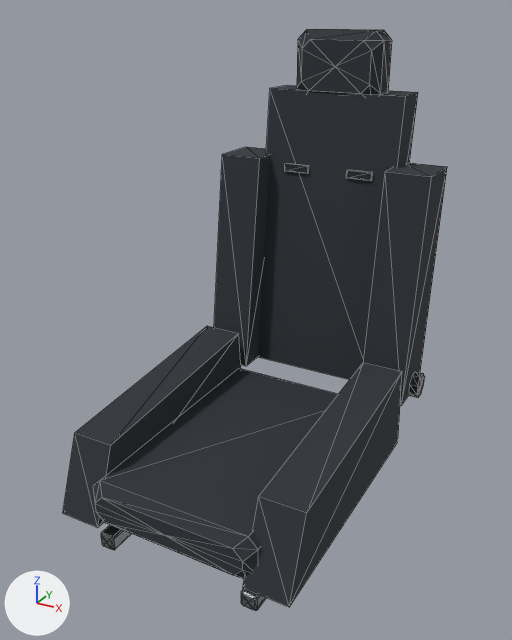
The glTF model assets/parts/interior/bucket_seat_street/apex_v8.glb as it was, and as the next commit left it.
Camera for both pictures: a 50 mm camera at (0.657, -1.103, 1.02) aimed at (-0.019, 0.127, 0.405). The lights are fixed; the arrows at lower left show +X, +Y and +Z. The older version comes first. Mesh edges are drawn as thin lines. Where no turn or scale is listed for an object, it has been applied to the vertices. Vertices at exactly the same position are counted once.

The first picture shows 'model'.
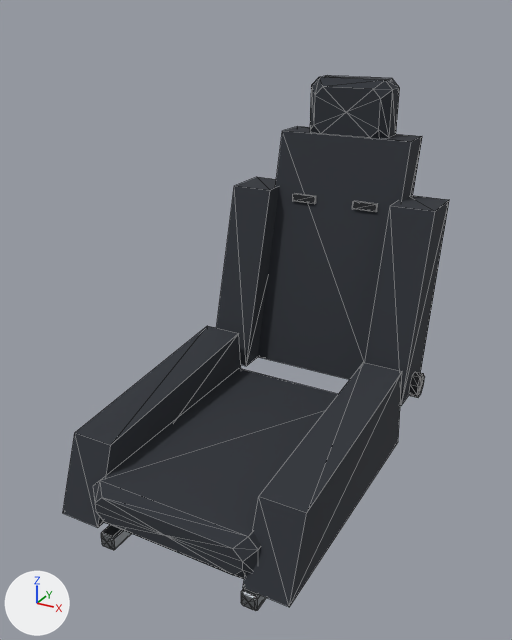
The newer file is also turned or shifted as a whole; pictures and numbers use the older file's frame.

Boxes [x1, y1, x2, y2] around the edits, measured in the pictures (512 x 640 px; the box of a moved part takes in the faces that stretch with it):
'model', reshaped (8% shorter)
    before: [63, 29, 447, 611]
    after: [63, 76, 449, 611]
part 1 of me_model, moved or reshaped
    before: [297, 29, 392, 95]
    after: [310, 76, 400, 138]
part 2 of me_model, moved or reshaped
    before: [285, 163, 309, 174]
    after: [293, 193, 316, 204]
part 3 of me_model, moved or reshaped
    before: [346, 170, 373, 181]
    after: [352, 201, 378, 212]
part 4 of me_model, moved or reshaped
    before: [258, 85, 418, 380]
    after: [258, 126, 422, 380]
part 5 of me_model, moved or reshaped
    before: [214, 147, 270, 366]
    after: [216, 177, 279, 366]
part 6 of me_model, moved or reshaped
    before: [363, 163, 447, 406]
    after: [365, 195, 449, 406]

What the commit changed:
me_model is used by ob_model.
Before the commit, vertices of me_model: 156 (-0.176, 0.407, 0.358) at pixel (286, 85), 157 (0.156, 0.407, 0.358) at pixel (418, 92), 158 (-0.176, 0.317, 0.358) at pixel (269, 88), 159 (0.156, 0.317, 0.358) at pixel (405, 96).
Before the commit, vertices of me_model: 164 (-0.27, 0.366, 0.206) at pixel (246, 146), 165 (-0.166, 0.366, 0.206), 166 (-0.27, 0.246, 0.206) at pixel (222, 154), 167 (-0.166, 0.246, 0.206) at pixel (259, 158).
Before the commit, vertices of me_model: 172 (0.146, 0.366, 0.206), 173 (0.25, 0.366, 0.206) at pixel (447, 166), 174 (0.146, 0.246, 0.206) at pixel (385, 171), 175 (0.25, 0.246, 0.206) at pixel (431, 176).
me_model had 244 vertices, 436 faces and spanned x -0.27..0.27, y -0.407..0.407, z -0.488..0.488.
me_model now has 244 vertices, 436 faces and spans x -0.27..0.27, y -0.407..0.484, z -0.488..0.38.
me_model part 1: the loose piece of 34 vertices spanning x -0.114..0.094, y 0.314..0.404, z 0.338..0.488 is moved by (0.0, 0.08, -0.108).
me_model part 2: the loose piece of 8 vertices spanning x -0.12..-0.06, y 0.289..0.299, z 0.172..0.19 is moved by (0.0, 0.048, -0.084).
me_model part 3: the loose piece of 8 vertices spanning x 0.04..0.1, y 0.289..0.299, z 0.172..0.19 is moved by (0.0, 0.048, -0.084).
Part 4, on me_model:
Vertices 156 to 159 of me_model move by (0.0, 0.069, -0.108).
Part 5, on me_model:
Vertices 164 to 167 of me_model move by (0.0, 0.056, -0.088).
Part 6, on me_model:
Vertices 172 to 175 of me_model move by (0.0, 0.056, -0.088).
